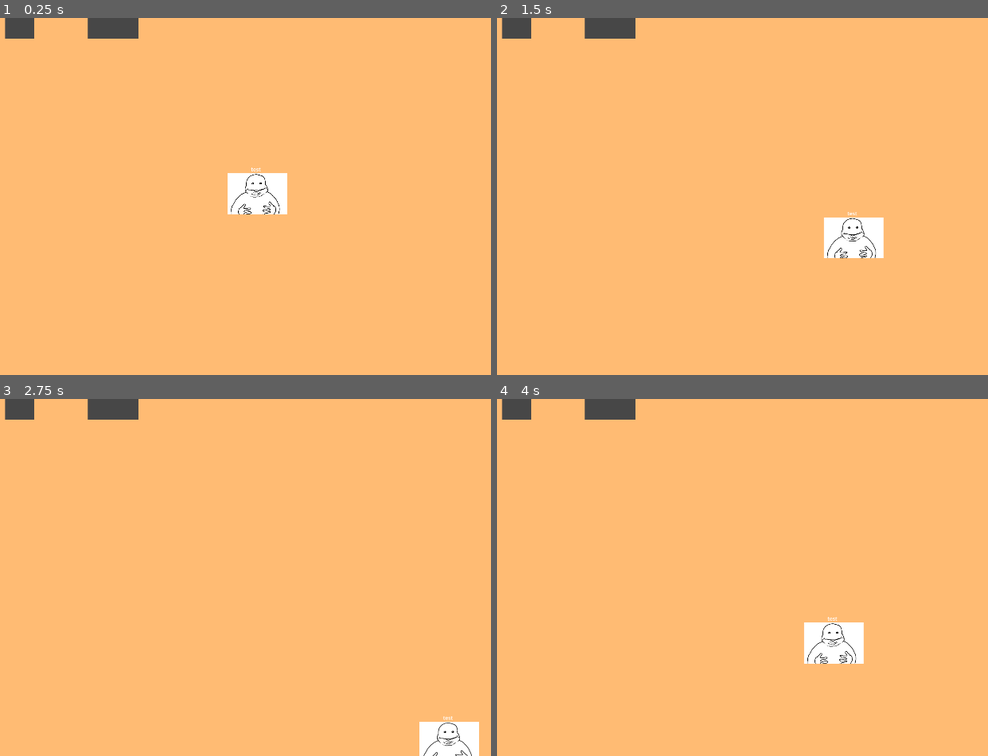
Above: before the commit, frames 1-4 (two rows, left to right).
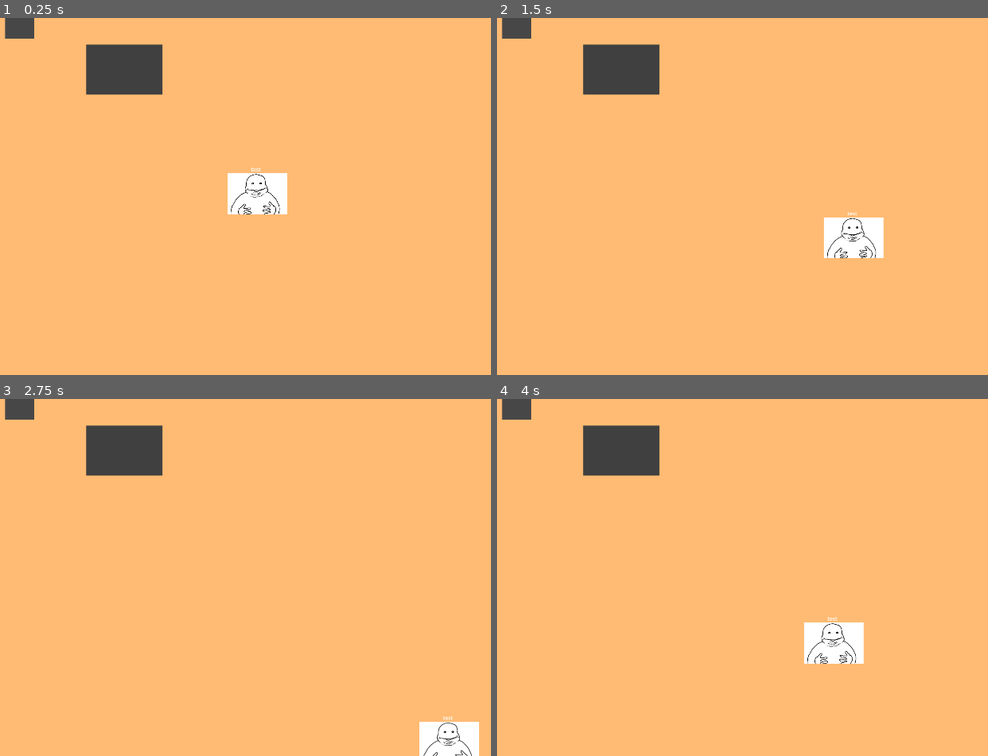
Above: after the commit, the same moments.

Repository: ysogg/AASOP-Game
Game: Godot game, scene res://interior/root.tscn
Two runs of this game, one before a commit and one after it. Both use one fixed random seed, a clock stepped at 60 frames per second and the inputs below.
Inputs:
- Up to frame 1 (0.25 s): no input
- Up to frame 2 (1.5 s): tap Enter at 0.5 s; hold D (right) 0.53-1.28 s; hold E (interact) 0.53-1.28 s; hold S (down) from 1.28 s (still down); tap Shift (dash) at 1.35 s
- Up to frame 3 (2.75 s): tap E (interact) at 1.55 s; release S (down) at 2.03 s; hold D (right) from 2.03 s (still down); hold E (interact) from 2.03 s (still down)
- Up to frame 4 (4 s): release D (right) at 2.78 s; release E (interact) at 2.78 s; hold W (up) 2.78-3.53 s; tap E (interact) at 2.85, 3.8 s; hold A (left) from 3.53 s (still down); hold Shift (dash) from 3.53 s (still down)

The runs differ from the first frame. In frame 1, 2.8% of the frame differs, in the area x 17-34%, y 0-22%; in frame 2, 2.8%; in frame 3, 2.8%; in frame 4, 2.8%.

Commit message:
Highlight interactable object w/ shader

Diff:
--- /dev/null
+++ b/interior/Background.gdshader
@@ -0,0 +1,62 @@
+shader_type canvas_item;
+
+uniform vec4 color : source_color = vec4(1.0);
+uniform float width : hint_range(0, 10) = 1.0;
+uniform int pattern : hint_range(0, 2) = 0; // diamond, circle, square
+uniform bool inside = false;
+uniform bool add_margins = true; // only useful when inside is false
+
+void vertex() {
+	if (add_margins) {
+		VERTEX += (UV * 2.0 - 1.0) * width;
+	}
+}
+
+bool hasContraryNeighbour(vec2 uv, vec2 texture_pixel_size, sampler2D texture) {
+	for (float i = -ceil(width); i <= ceil(width); i++) {
+		float x = abs(i) > width ? width * sign(i) : i;
+		float offset;
+
+		if (pattern == 0) {
+			offset = width - abs(x);
+		} else if (pattern == 1) {
+			offset = floor(sqrt(pow(width + 0.5, 2) - x * x));
+		} else if (pattern == 2) {
+			offset = width;
+		}
+
+		for (float j = -ceil(offset); j <= ceil(offset); j++) {
+			float y = abs(j) > offset ? offset * sign(j) : j;
+			vec2 xy = uv + texture_pixel_size * vec2(x, y);
+
+			if ((xy != clamp(xy, vec2(0.0), vec2(1.0)) || texture(texture, xy).a <= 0.0) == inside) {
+				return true;
+			}
+		}
+	}
+
+	return false;
+}
+
+void fragment() {
+	vec2 uv = UV;
+
+	if (add_margins) {
+		vec2 texture_pixel_size = vec2(1.0) / (vec2(1.0) / TEXTURE_PIXEL_SIZE + vec2(width * 2.0));
+
+		uv = (uv - texture_pixel_size * width) * TEXTURE_PIXEL_SIZE / texture_pixel_size;
+
+		if (uv != clamp(uv, vec2(0.0), vec2(1.0))) {
+			COLOR.a = 0.0;
+		} else {
+			COLOR = texture(TEXTURE, uv);
+		}
+	} else {
+		COLOR = texture(TEXTURE, uv);
+	}
+
+	if ((COLOR.a > 0.0) == inside && hasContraryNeighbour(uv, TEXTURE_PIXEL_SIZE, TEXTURE)) {
+		COLOR.rgb = inside ? mix(COLOR.rgb, color.rgb, color.a) : color.rgb;
+		COLOR.a += (1.0 - COLOR.a) * color.a;
+	}
+}
--- a/interior/Background.tscn
+++ b/interior/Background.tscn
@@ -1,6 +1,8 @@
-[gd_scene load_steps=6 format=3 uid="uid://blaf1ix5576p3"]
+[gd_scene load_steps=9 format=3 uid="uid://blaf1ix5576p3"]
 
 [ext_resource type="Script" path="res://interior/interact_zone.gd" id="1_a8rqw"]
+[ext_resource type="Shader" path="res://interior/Background.gdshader" id="2_5v6jv"]
+[ext_resource type="Texture2D" uid="uid://dicn2vqyayvcl" path="res://interior/tempBox.png" id="3_yu2kh"]
 
 [sub_resource type="RectangleShape2D" id="RectangleShape2D_3s3xk"]
 size = Vector2(87, 62)
@@ -8,11 +10,19 @@
 [sub_resource type="RectangleShape2D" id="RectangleShape2D_ic7cu"]
 size = Vector2(87, 57)
 
-[sub_resource type="RectangleShape2D" id="RectangleShape2D_b600d"]
-size = Vector2(153, 62)
+[sub_resource type="ShaderMaterial" id="ShaderMaterial_ah3bl"]
+shader = ExtResource("2_5v6jv")
+shader_parameter/color = Color(1, 1, 1, 1)
+shader_parameter/width = 0.0
+shader_parameter/pattern = 0
+shader_parameter/inside = true
+shader_parameter/add_margins = true
 
-[sub_resource type="RectangleShape2D" id="RectangleShape2D_f7q3j"]
-size = Vector2(152.5, 57)
+[sub_resource type="RectangleShape2D" id="RectangleShape2D_oa03x"]
+size = Vector2(231.5, 152)
+
+[sub_resource type="RectangleShape2D" id="RectangleShape2D_8tf44"]
+size = Vector2(266, 57)
 
 [node name="Node2D" type="Control"]
 layout_mode = 3
@@ -58,20 +68,18 @@
 shape = SubResource("RectangleShape2D_ic7cu")
 debug_color = Color(0, 0.646164, 0.243608, 0.42)
 
-[node name="ColorRect3" type="ColorRect" parent="."]
-layout_mode = 0
-offset_left = 498.0
-offset_right = 651.0
-offset_bottom = 62.0
-color = Color(0.277528, 0.277528, 0.277528, 1)
+[node name="TempBox" type="Sprite2D" parent="."]
+material = SubResource("ShaderMaterial_ah3bl")
+position = Vector2(609, 156)
+texture = ExtResource("3_yu2kh")
 
-[node name="StaticBody2D" type="StaticBody2D" parent="ColorRect3"]
+[node name="StaticBody2D" type="StaticBody2D" parent="TempBox"]
 
-[node name="CollisionShape2D" type="CollisionShape2D" parent="ColorRect3/StaticBody2D"]
-position = Vector2(76.5, 31)
-shape = SubResource("RectangleShape2D_b600d")
+[node name="CollisionShape2D" type="CollisionShape2D" parent="TempBox/StaticBody2D"]
+position = Vector2(0.25, 0)
+shape = SubResource("RectangleShape2D_oa03x")
 
-[node name="Interact Zone2" type="Area2D" parent="ColorRect3"]
+[node name="Interact Zone2" type="Area2D" parent="TempBox"]
 position = Vector2(-249, 0)
 collision_layer = 4
 collision_mask = 0
@@ -81,7 +89,7 @@
 interact_type = "print_text"
 interact_value = "got"
 
-[node name="CollisionShape2D" type="CollisionShape2D" parent="ColorRect3/Interact Zone2"]
-position = Vector2(325.75, 76)
-shape = SubResource("RectangleShape2D_f7q3j")
+[node name="CollisionShape2D" type="CollisionShape2D" parent="TempBox/Interact Zone2"]
+position = Vector2(252, 68)
+shape = SubResource("RectangleShape2D_8tf44")
 debug_color = Color(0, 0.646164, 0.243608, 0.42)
--- a/interior/characterScript.gd
+++ b/interior/characterScript.gd
@@ -6,6 +6,7 @@
 @onready var all_interactions = []
 @onready var interactLabel = $InteractionComponents/InteractLabel
 @onready var dash_timer: Timer = $DashTimer
+
 
 func get_input():
 		var dir = Input.get_vector("left", "right", "up", "down")
@@ -23,7 +24,8 @@
 		dash_timer.start(0.5)
 
 func _interact():
-	pass
+	if all_interactions:
+		print(all_interactions[0].interact_label)
 
 func _on_dash_timer_timeout() -> void:
 	speed -= 400
@@ -40,11 +42,13 @@
 	update_interactions()
 
 func _on_interaction_area_area_exited(area: Area2D):
+	all_interactions[0].get_parent().material.set_shader_parameter("width", 0)
 	all_interactions.erase(area)
 	update_interactions()
 
 func update_interactions():
 	if all_interactions:
 		interactLabel.text = all_interactions[0].interact_label
+		all_interactions[0].get_parent().material.set_shader_parameter("width", 2)
 	else:
 		interactLabel.text = ""
Binary file added: interior/tempBox.png
Not shown, added: interior/tempBox.png.import
